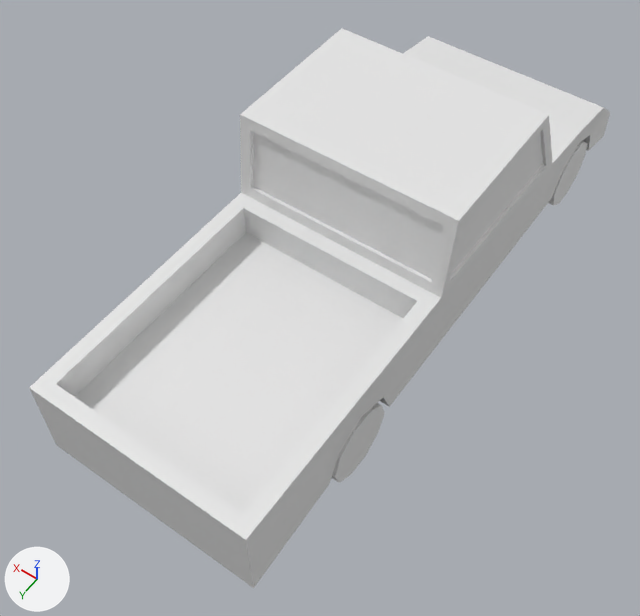
One commit to the FBX model Art/LeoArt/Truck.fbx: the scene before it, then after it.
One viewpoint serves both versions: a 50 mm camera at (-2.75, 4.64, 6.98) aimed at (0.01, 0.77, 0.9). Arrows for +X, +Y and +Z are at lower left; the lights stay in place. The picture after the commit comes second. Objects named as collision shapes, trigger or cutter boxes, shadow casters or lower levels of detail are left out.

Names of what the first picture shows: 'Truck', 'TruckWheel'.
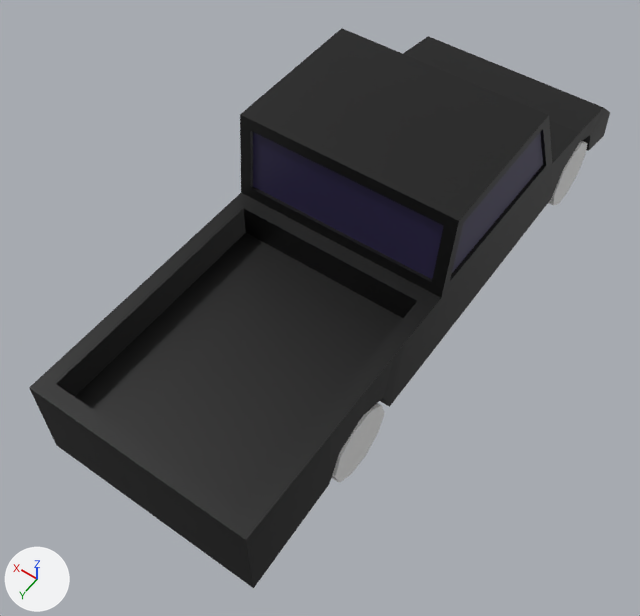
Boxes [x1, y1, x2, y2] around the edits, measured in the pictures (640 x 616 px):
part 1 of me_plane_003, recoloured (white to dark blue)
    both: [253, 132, 543, 279]
part 2 of me_plane_003, recoloured (white to black)
    both: [29, 28, 610, 588]

The change, as a list of edits to the scene's bpy script:
```text
Add mat_body:
    mat_body = principled_material('Body')
    mat_body.base_color = (0.0, 0.0, 0.0)  # black #000000
Add mat_glass:
    mat_glass = principled_material('Glass')
    mat_glass.base_color = (0.0261, 0.0196, 0.072)  # dark blue #2d264c
Change me_plane_003:
    where me_plane_003.from_pydata(...)  # 192 vertices, 189 faces; spans x -1.0..1.0, y -2.66..3.3, z -1.65..0.0
    used by ob_truck; location = (0.0, -0.29, 2.37)
    me_plane_003 part 1: all 8 faces centred in x -0.97..0.97, y -0.85..0.79, z -0.45..-0.41 switch from no material to mat_glass (dark blue #2d264c)
    me_plane_003 part 2: 181 of the faces centred in x -1.0..1.0, y -2.63..3.3, z -1.65..0.0 switch from no material to mat_body (black #000000)
```
